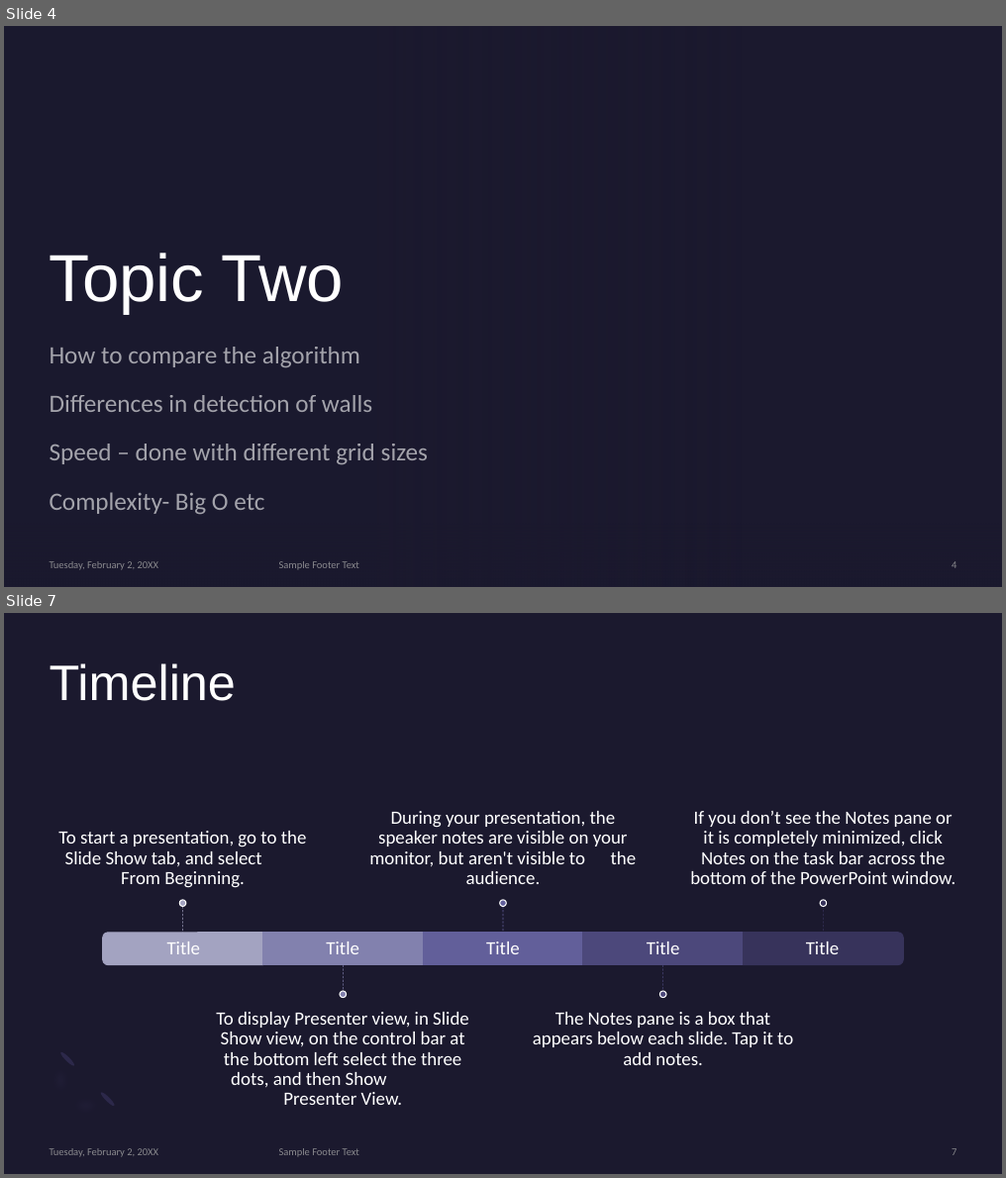
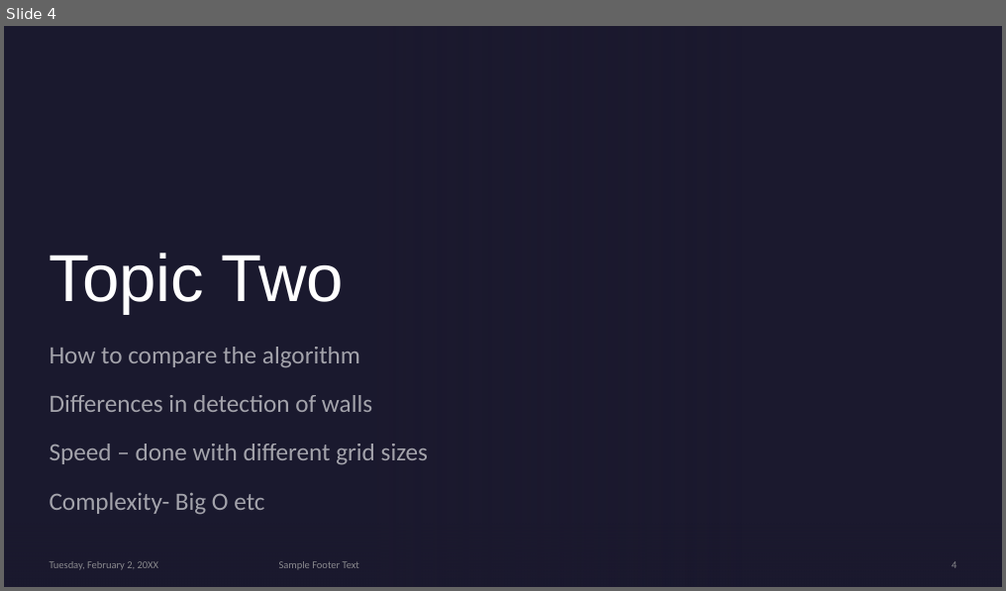
Before and after one commit to DonalHowe/FYP_Pathfinding, a slide deck: Documents/A comparison between A.pptx. Shown one above the other, each under a label of ours: slides 4 and 7 before the commit, slide 4 after it; the slides between them are not shown. The pictures are 1006x1178 and 1006x591 pixels, drawn with LibreOffice and Linux fonts; fonts in the diff are those of the drawing; background and template pictures are left out. Boxes give left, top, right and bottom in pixels: in the first picture for what was removed or moved away, otherwise in the second. Text is boxed around its words. In the diff, an @@ line names an element or a change of style, - is before the commit and + after.

```diff
--- a/Documents/A comparison between A.pptx
+++ b/Documents/A comparison between A.pptx
@@ slide 7 removed at (x1=4, y1=613, x2=1002, y2=1174), background #1B192E @@
@@ title removed at (x1=50, y1=663, x2=236, y2=701) @@
-Timeline
@@ group removed at (x1=58, y1=811, x2=956, y2=1105): 10 texts, 5 lines, 5 ellipses, 3 rectangles, 2 round same rects @@
-Title
-To start a presentation, go to the Slide Show tab, and select From Beginning.
-Title
-To display Presenter view, in Slide Show view, on the control bar at the bottom left select the three dots, and then Show Presenter View.
-Title
-During your presentation, the speaker notes are visible on your monitor, but aren't visible to the audience.
-Title
-The Notes pane is a box that appears below each slide. Tap it to add notes.
-Title
-If you don’t see the Notes pane or it is completely minimized, click Notes on the task bar across the bottom of the PowerPoint window.
@@ freeform shape removed at (x1=34, y1=1049, x2=118, y2=1133) @@
@@ ellipse removed at (x1=59, y1=1051, x2=76, y2=1067) @@
@@ ellipse removed at (x1=99, y1=1091, x2=116, y2=1108) @@
@@ text removed at (x1=50, y1=1149, x2=159, y2=1157) @@
-Tuesday, February 2, 20XX
@@ text removed at (x1=279, y1=1149, x2=359, y2=1157) @@
-Sample Footer Text
@@ page number removed at (x1=951, y1=1149, x2=956, y2=1156) @@
-7
```
Also in this commit, not shown: 2 slides changed, 3 other slides removed.
